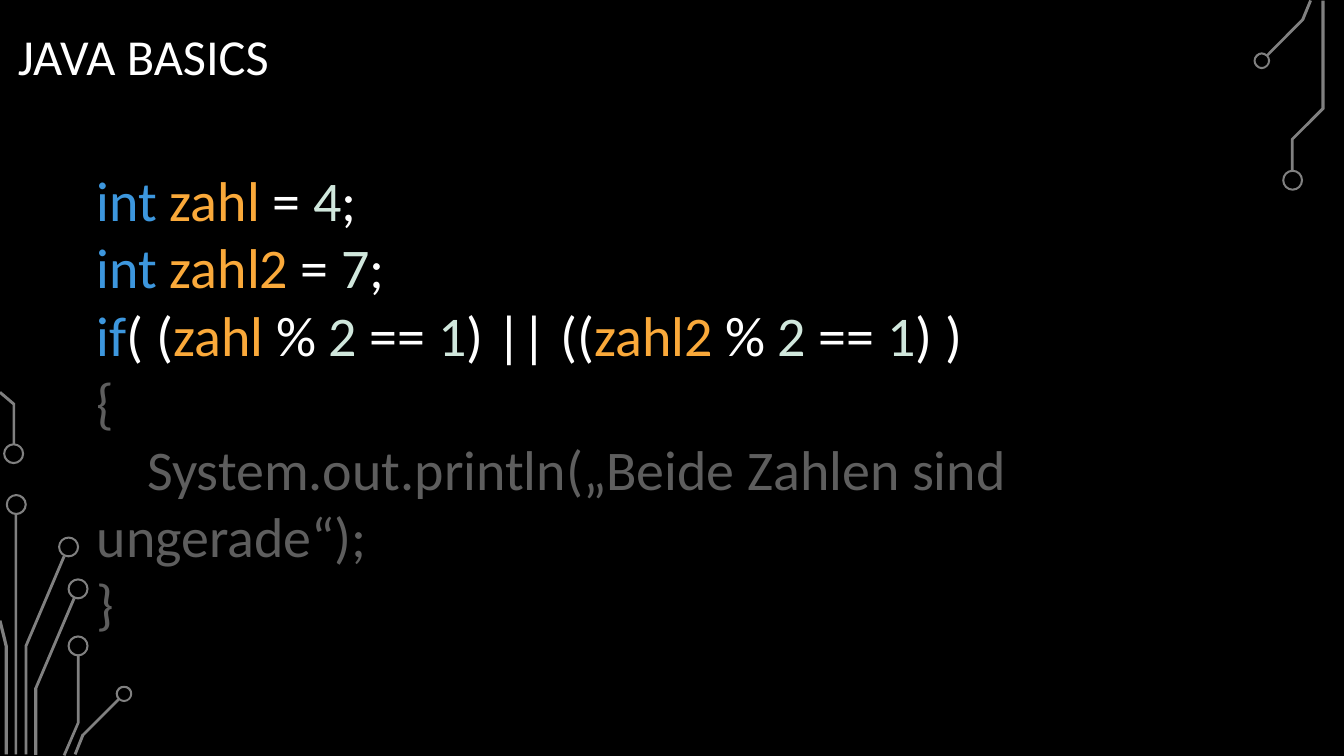
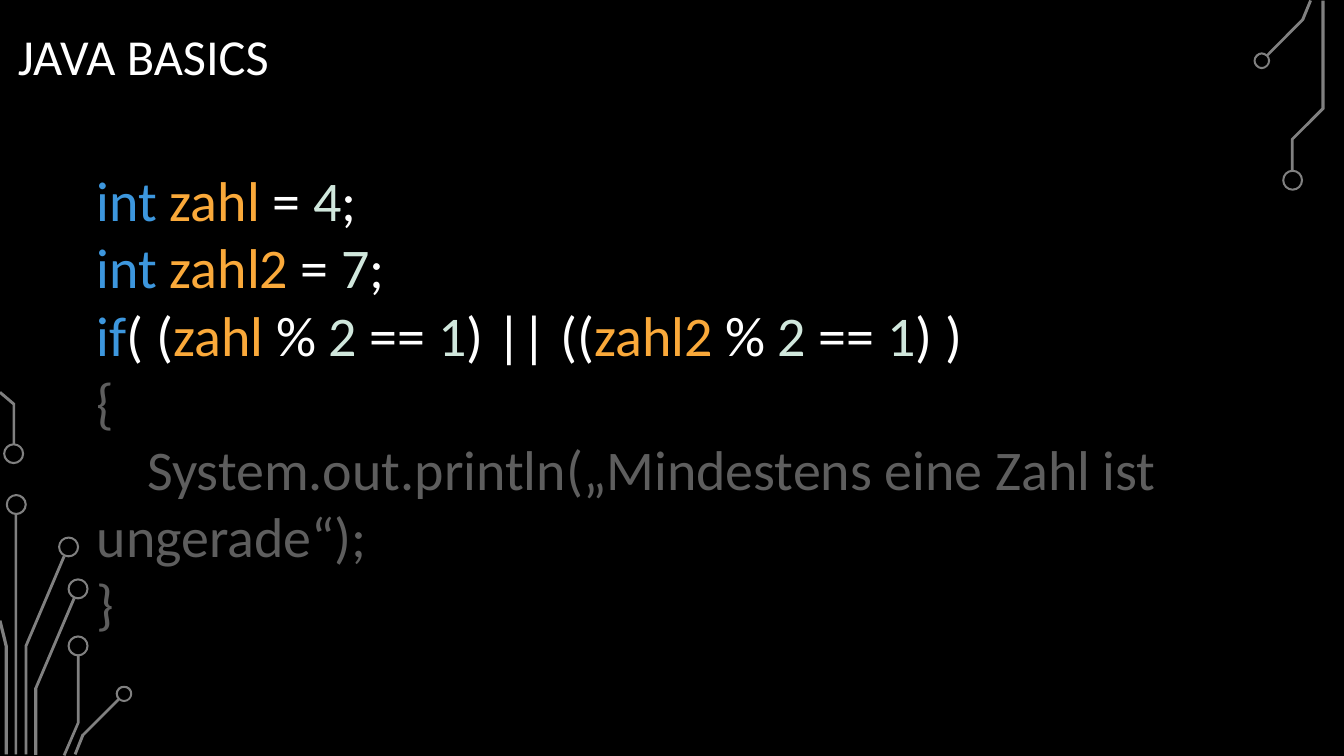
Before and after one commit to BelmontR/Java-Tutorial-Course, a slide deck: slide 50 of Java Grundkurs.pptx. Drawn at 1344x756 pixels with LibreOffice and Linux fonts; fonts in the diff are those of the drawing; background and template pictures are left out. Boxes give left, top, right and bottom in pixels: in the first picture for what was removed or moved away, otherwise in the second. Text is boxed around its words. In the diff, an @@ line names an element or a change of style, - is before the commit and + after.

```diff
--- a/Java Grundkurs.pptx
+++ b/Java Grundkurs.pptx
@@ text at (x1=97, y1=449, x2=1156, y2=567): text changed @@
-System.out.println(„Beide Zahlen sind ungerade“);
+System.out.println(„Mindestens eine Zahl ist ungerade“);
```
Also in this commit, not shown: 6 other slides changed.
